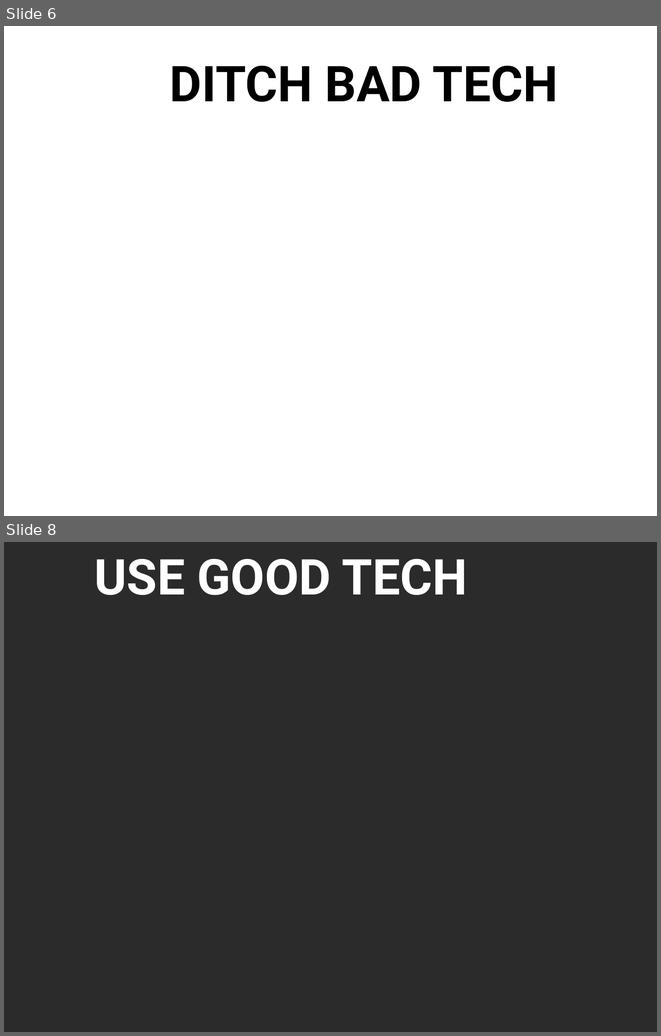
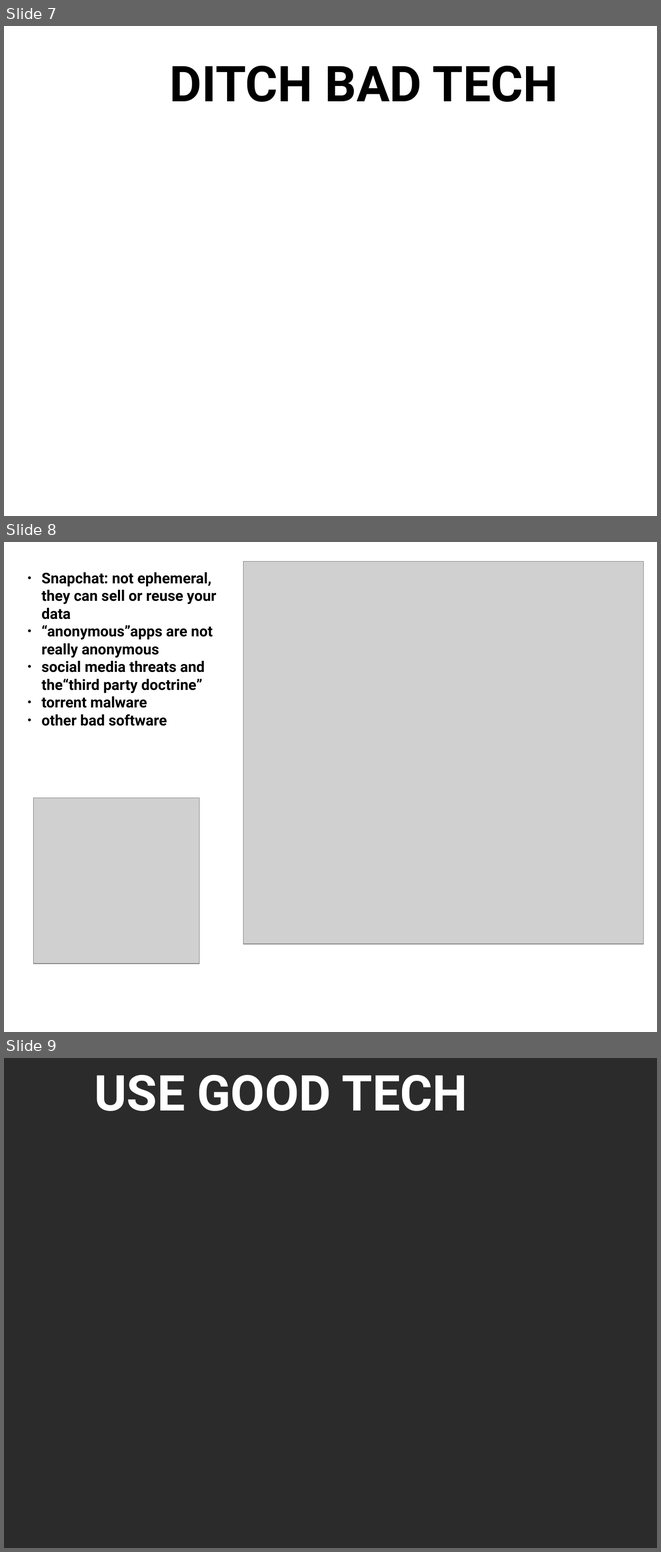
Before and after one commit to LibraryFreedom/training-materials, a slide deck: teen privacy toolkit.odp. Shown one above the other, each under a label of ours: slides 6 and 8 before the commit, slides 7, 8 and 9 after it; the slides between them are not shown. The pictures are 661x1036 and 661x1552 pixels, drawn with LibreOffice and Linux fonts; fonts in the diff are those of the drawing; grey boxes stand for pictures; background and template pictures are left out; a plain dark background stands for a picture behind light text. Boxes give left, top, right and bottom in pixels: in the first picture for what was removed or moved away, otherwise in the second. Text is boxed around its words. In the diff, an @@ line names an element or a change of style, - is before the commit and + after.

```diff
--- a/teen privacy toolkit.odp
+++ b/teen privacy toolkit.odp
@@ slide 8 added at (4, 542, 657, 1032), background picture (left out) @@
@@ text added at (42, 572, 216, 726), 18 pt, text #000000, bold @@
+● Snapchat: not ephemeral, they can sell or reuse your data
+● “anonymous”apps are not really anonymous
+● social media threats and the“third party doctrine”
+● torrent malware
+● other bad software
@@ picture added at (244, 562, 644, 944) @@
@@ picture added at (34, 797, 200, 963) @@
@@ what was slide 6 is now slide 7 @@
@@ what was slide 8 is now slide 9 @@
```
Also in this commit, not shown: 7 slides changed, 1 other slide added, 1 slide removed, 1 other file.
